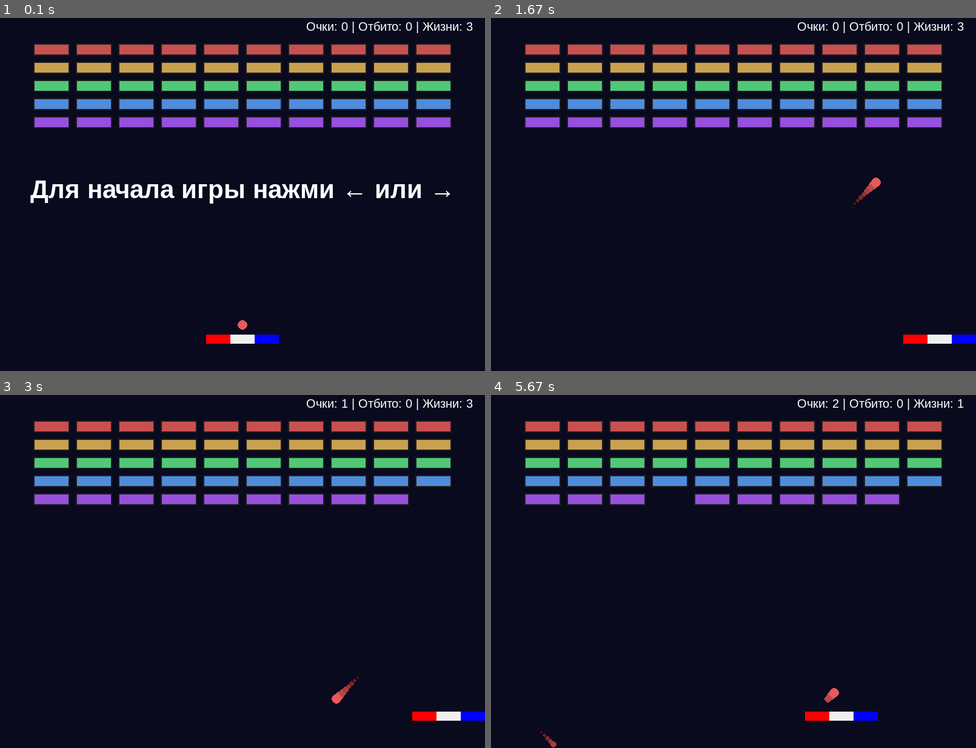
Above: before the commit, frames 1-4 (two rows, left to right).
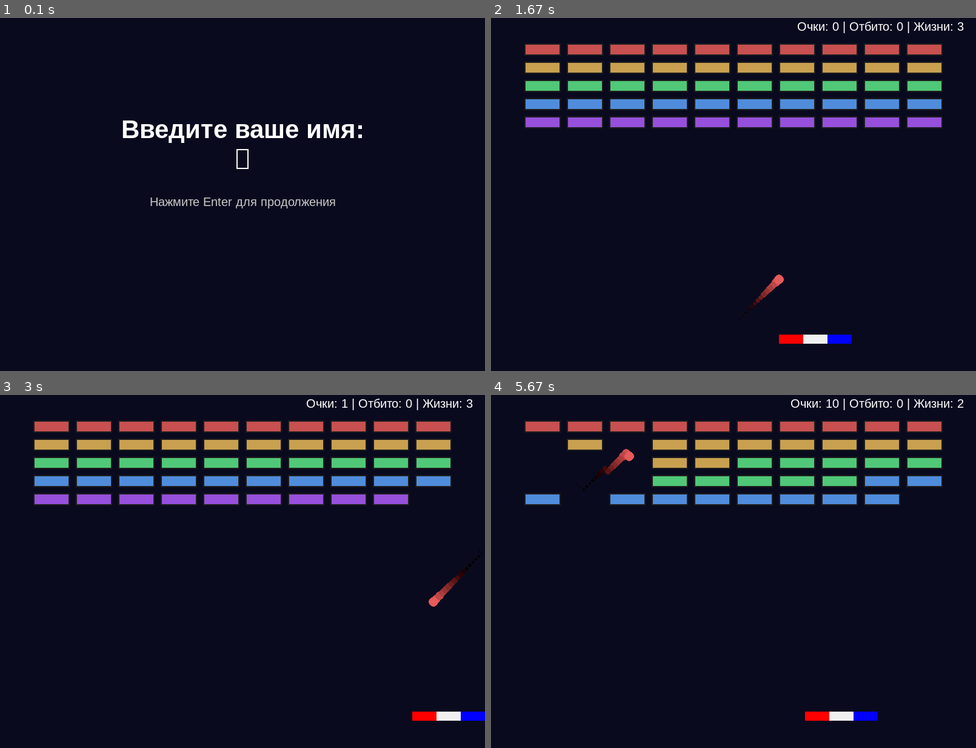
Above: after the commit, the same moments.

Repository: LeraTheUnicorn/PygameArkanoid
Game: pygame game, started from PyGameBall.py
Same seed, same stepped clock (60 frames per second), same inputs: the game is played once before the commit and once after it.
Inputs:
- Up to frame 1 (0.1 s): no input
- Up to frame 2 (1.67 s): type "ann" at 0.33 s; tap Enter at 0.67 s; hold Esc 0.88-1.35 s; hold Right 0.88-1.35 s; hold Esc from 1.43 s (still down); hold Right from 1.43 s (still down)
- Up to frame 3 (3 s): release Esc at 1.9 s; release Right at 1.9 s; hold Right 1.98-2.45 s
- Up to frame 4 (5.67 s): hold Left 3.03-3.57 s; hold Left 3.6-4 s; hold Right 4.03-4.67 s; hold Left 4.7-5.17 s; hold Right from 5.2 s (still down)

The runs differ from the first frame. In frame 1, 13% of the frame differs, in the area x 6-98%, y 1-93%; in frame 2, 1.0%; in frame 3, 0.3%; in frame 4, 5.0%.

Commit message:
Major update to v1.4.0 - Add player management and highscores system

Diff:
--- a/PyGameBall.py
+++ b/PyGameBall.py
@@ -1,27 +1,32 @@
-# Arkanoid game
-# Version tracking
-VERSION = "1.3.1"
+# Игра Арканоид
+# Отслеживание версий
+VERSION = "1.4.0"
 
 import random
 import math
+import time
 from dataclasses import dataclass, field
 from typing import List
 
 import pygame
-
-# Game tuning constants
-# Screen dimensions
+from highscores import HighScoreManager
+
+# Настройки игры
+# Размеры экрана
 SCREEN_WIDTH = 800
 SCREEN_HEIGHT = 600
 FPS = 60
 
+# Размеры и скорость платформы
 PADDLE_WIDTH = 120
 PADDLE_HEIGHT = 15
 PADDLE_SPEED = 9
 
+# Размеры и скорость мяча
 BALL_SIZE = 16
 BALL_SPEED = 5
 
+# Параметры кубиков
 BRICK_ROWS = 5
 BRICK_COLS = 10
 BRICK_WIDTH = 60
@@ -29,7 +34,134 @@
 BRICK_PADDING = 10
 BRICK_OFFSET_TOP = 60
 
-MAX_LIVES = 3
+MAX_LIVES = 3  # Максимальное количество жизней
+
+
+def get_player_name(screen: pygame.Surface, font: pygame.font.Font, big_font: pygame.font.Font) -> str:
+    """Возвращает имя игрока, введенное с клавиатуры"""
+    input_text = ""
+    input_active = True
+
+    while input_active:
+        # Обработка событий
+        for event in pygame.event.get():
+            if event.type == pygame.KEYDOWN:
+                if event.key == pygame.K_RETURN:
+                    if input_text.strip():
+                        input_active = False
+                elif event.key == pygame.K_BACKSPACE:
+                    input_text = input_text[:-1]
+                elif len(input_text) < 20:  # Ограничение длины имени
+                    input_text += event.unicode
+
+        # Отрисовка экрана
+        screen.fill((10, 10, 30))
+
+        # Заголовок
+        title = big_font.render("Введите ваше имя:", True, (255, 255, 255))
+        title_rect = title.get_rect(center=(SCREEN_WIDTH // 2, SCREEN_HEIGHT // 2 - 100))
+        screen.blit(title, title_rect)
+
+        # Поле ввода
+        input_surface = font.render(input_text, True, (255, 255, 255))
+        input_rect = input_surface.get_rect(center=(SCREEN_WIDTH // 2, SCREEN_HEIGHT // 2 - 50))
+        pygame.draw.rect(screen, (255, 255, 255), input_rect.inflate(20, 10), 2)
+        screen.blit(input_surface, input_rect)
+
+        # Подсказка
+        hint = font.render("Нажмите Enter для продолжения", True, (200, 200, 200))
+        hint_rect = hint.get_rect(center=(SCREEN_WIDTH // 2, SCREEN_HEIGHT // 2 + 20))
+        screen.blit(hint, hint_rect)
+
+        pygame.display.flip()
+
+    return input_text.strip()
+
+
+def show_highscores(screen: pygame.Surface, font: pygame.font.Font, highscore_manager: HighScoreManager) -> None:
+    """Отображает таблицу рекордов"""
+    # Получаем текст рекордов
+    highscores_text = highscore_manager.display_highscores()
+
+    # Отображаем экран рекордов
+    screen.fill((10, 10, 30))
+
+    # Разбиваем текст на строки и отображаем каждую
+    lines = highscores_text.split('\n')
+    y_offset = 50
+
+    for line in lines:
+        if line.strip():  # Пропускаем пустые строки
+            color = (255, 255, 255) if line.startswith(('1', '2', '3', '4', '5', '6', '7', '8', '9', '10', 'ТОП')) else (200, 200, 200)
+            surf = font.render(line, True, color)
+            screen.blit(surf, (50, y_offset))
+            y_offset += 25
+
+    # Подсказка для возврата
+    hint = font.render("Нажмите ESC для возврата к игре", True, (150, 150, 150))
+    hint_rect = hint.get_rect(center=(SCREEN_WIDTH // 2, SCREEN_HEIGHT - 50))
+    screen.blit(hint, hint_rect)
+
+    pygame.display.flip()
+
+    # Ждем нажатия ESC
+    waiting = True
+    while waiting:
+        for event in pygame.event.get():
+            if event.type == pygame.KEYDOWN and event.key == pygame.K_ESCAPE:
+                waiting = False
+
+
+def show_game_results(screen: pygame.Surface, font: pygame.font.Font, big_font: pygame.font.Font,
+                     score: int, player_name: str, game_time_seconds: int, highscore_manager: HighScoreManager) -> None:
+    """Отображает экран с результатами игры и таблицей рекордов"""
+    game_time_formatted = f"{game_time_seconds // 60}:{game_time_seconds % 60:02d}"
+
+    # Добавляем результат в рекорды
+    highscore_manager.add_score(player_name, score, game_time_seconds)
+
+    waiting = True
+    while waiting:
+        for event in pygame.event.get():
+            if event.type == pygame.KEYDOWN:
+                if event.key == pygame.K_RETURN:
+                    waiting = False
+                elif event.key == pygame.K_h or event.key == pygame.K_H:
+                    # Показываем таблицу рекордов
+                    show_highscores(screen, font, highscore_manager)
+
+        # Отрисовка экрана результатов
+        screen.fill((10, 10, 30))
+
+        # Заголовок
+        if score > 0:
+            title = big_font.render("Игра окончена!", True, (255, 255, 255))
+        else:
+            title = big_font.render("Игра окончена", True, (255, 255, 255))
+        title_rect = title.get_rect(center=(SCREEN_WIDTH // 2, 100))
+        screen.blit(title, title_rect)
+
+        # Результаты игрока
+        result_text = f"Игрок: {player_name}"
+        score_text = f"Очки: {score}"
+        time_text = f"Время игры: {game_time_formatted}"
+
+        surf1 = font.render(result_text, True, (255, 255, 255))
+        surf2 = font.render(score_text, True, (255, 255, 255))
+        surf3 = font.render(time_text, True, (255, 255, 255))
+
+        screen.blit(surf1, (SCREEN_WIDTH // 2 - 100, 200))
+        screen.blit(surf2, (SCREEN_WIDTH // 2 - 100, 250))
+        screen.blit(surf3, (SCREEN_WIDTH // 2 - 100, 300))
+
+        # Подсказки
+        hint1 = font.render("Нажмите Enter для новой игры", True, (200, 200, 200))
+        hint2 = font.render("Нажмите H для просмотра рекордов", True, (200, 200, 200))
+
+        screen.blit(hint1, (SCREEN_WIDTH // 2 - 150, 400))
+        screen.blit(hint2, (SCREEN_WIDTH // 2 - 150, 430))
+
+        pygame.display.flip()
 
 
 @dataclass
@@ -44,7 +176,7 @@
     )
 
     def move(self, direction: int) -> None:
-        """direction = -1 (left) / 1 (right)."""
+        """direction = -1 (влево) / 1 (вправо)."""
         self.rect.x += direction * PADDLE_SPEED
         self.rect.x = max(0, min(self.rect.x, SCREEN_WIDTH - self.rect.width))
 
@@ -126,14 +258,17 @@
 
 def main() -> None:
     pygame.init()
-    pygame.mixer.init()  # Initialize audio mixer
+    pygame.mixer.init()  # Инициализация аудио микшера
     screen = pygame.display.set_mode((SCREEN_WIDTH, SCREEN_HEIGHT))
     pygame.display.set_caption("Арканоид")
     clock = pygame.time.Clock()
     font = pygame.font.SysFont("arial", 20)
     big_font = pygame.font.SysFont("arial", 42, bold=True)
 
-    # Load sound effects
+    # Инициализация менеджера рекордов
+    highscore_manager = HighScoreManager()
+
+    # Загрузка звуковых эффектов
     try:
         paddle_bounce_sound = pygame.mixer.Sound("sounds/bounce.wav")
         brick_hit_sounds = [
@@ -141,15 +276,15 @@
             pygame.mixer.Sound("sounds/Jump2.wav"),
             pygame.mixer.Sound("sounds/Jump3.wav"),
         ]
-        # Try to load background music
+        # Пытаемся загрузить фоновую музыку
         try:
             pygame.mixer.music.load("sounds/S31-Night Prowler.ogg")
             pygame.mixer.music.set_volume(0.3)
-            pygame.mixer.music.play(-1)  # Loop background music
+            pygame.mixer.music.play(-1)  # Цикличное воспроизведение фоновой музыки
         except pygame.error:
-            print("Background music not loaded")
+            print("Фоновая музыка не загружена")
     except pygame.error as e:
-        print(f"Sound effects not loaded: {e}")
+        print(f"Звуковые эффекты не загружены: {e}")
         paddle_bounce_sound = None
         brick_hit_sounds = None
 
@@ -164,13 +299,22 @@
     lives_left = MAX_LIVES
     game_over = False
     game_started = False
-    ball_trail = []  # List to store ball positions for trail
+    ball_trail = []  # Список для хранения позиций мяча для шлейфа
     running = True
+
+    # Ввод имени игрока
+    player_name = get_player_name(screen, font, big_font)
+
+    # Отсчет времени игры
+    game_start_time = time.time()
 
     while running:
         for event in pygame.event.get():
             if event.type == pygame.QUIT:
                 running = False
+            elif event.type == pygame.KEYDOWN and event.key == pygame.K_ESCAPE:
+                # Показываем таблицу рекордов
+                show_highscores(screen, font, highscore_manager)
 
         keys = pygame.key.get_pressed()
 
@@ -186,7 +330,7 @@
                 ball.vel_x = BALL_SPEED
                 ball.vel_y = -BALL_SPEED
 
-        # Handle restart after game over
+        # Обработка перезапуска после окончания игры
         if game_over and keys[pygame.K_r]:
             paddle = Paddle()
             ball = Ball()
@@ -199,6 +343,8 @@
             game_over = False
             game_started = False
             ball_trail = []
+            # Сброс времени игры для новой игры
+            game_start_time = time.time()
 
         if not game_over:
             if keys[pygame.K_LEFT]:
@@ -209,7 +355,7 @@
             if game_started:
                 ball.update()
                 ball_trail.append(ball.rect.center)
-                if len(ball_trail) > 10:
+                if len(ball_trail) > 20:  # Увеличил длину шлейфа до 20 позиций
                     ball_trail.pop(0)
 
                 if ball.rect.colliderect(paddle.rect) and ball.vel_y > 0:
@@ -234,6 +380,9 @@
                     lives_left -= 1
                     if lives_left <= 0:
                         game_over = True
+                        # Рассчитываем время игры и сохраняем результат
+                        game_time_seconds = int(time.time() - game_start_time)
+                        show_game_results(screen, font, big_font, score, player_name, game_time_seconds, highscore_manager)
                     else:
                         ball.reset(paddle.rect)
                         ball.vel_y = 0
@@ -241,17 +390,20 @@
 
                 if not bricks:
                     game_over = True
+                    # Рассчитываем время игры и сохраняем результат
+                    game_time_seconds = int(time.time() - game_start_time)
+                    show_game_results(screen, font, big_font, score, player_name, game_time_seconds, highscore_manager)
 
         screen.fill((10, 10, 30))
         draw_bricks(screen, bricks)
-        # Draw paddle with colored sections for bounce direction hint
+        # Отрисовка платформы с цветными секциями для подсказки направления отскока
         left_rect = pygame.Rect(paddle.rect.x, paddle.rect.y, paddle.rect.width // 3, paddle.rect.height)
-        pygame.draw.rect(screen, (255, 0, 0), left_rect)  # Red for left bounce
+        pygame.draw.rect(screen, (255, 0, 0), left_rect)  # Красный для отскока влево
         mid_rect = pygame.Rect(paddle.rect.x + paddle.rect.width // 3, paddle.rect.y, paddle.rect.width // 3, paddle.rect.height)
-        pygame.draw.rect(screen, (240, 240, 240), mid_rect)  # White for straight
+        pygame.draw.rect(screen, (240, 240, 240), mid_rect)  # Белый для прямого отскока
         right_rect = pygame.Rect(paddle.rect.x + 2 * paddle.rect.width // 3, paddle.rect.y, paddle.rect.width - 2 * paddle.rect.width // 3, paddle.rect.height)
-        pygame.draw.rect(screen, (0, 0, 255), right_rect)  # Blue for right bounce
-        # Draw ball trail only when game is started
+        pygame.draw.rect(screen, (0, 0, 255), right_rect)  # Синий для отскока вправо
+        # Отрисовка шлейфа мяча только когда игра начата
         if game_started:
             for i in range(len(ball_trail) - 1, -1, -1):
                 pos = ball_trail[i]
@@ -266,14 +418,7 @@
         if not game_started:
             draw_start_hint(screen, big_font)
 
-        if game_over:
-            message = "Игра окончена" if lives_left <= 0 else "Победа! Все кубики сбиты"
-            show_message(screen, big_font, message)
-            # Draw restart hint
-            restart_text = "Press R to restart"
-            restart_surf = font.render(restart_text, True, (255, 255, 255))
-            restart_rect = restart_surf.get_rect(center=(SCREEN_WIDTH // 2, SCREEN_HEIGHT // 2 + 50))
-            screen.blit(restart_surf, restart_rect)
+        # Экран окончания игры теперь обрабатывается в show_game_results()
 
         pygame.display.flip()
         clock.tick(FPS)
--- /dev/null
+++ b/highscores.py
@@ -0,0 +1,90 @@
+"""
+Система управления рекордами игры Арканоид
+Сохраняет и загружает результаты игроков в файл
+"""
+
+import json
+import os
+from typing import List, Dict
+from datetime import datetime
+
+HIGHSCORES_FILE = "highscores.json"
+
+
+class HighScoreManager:
+    def __init__(self):
+        self.highscores = []
+        self.load_highscores()
+
+    def load_highscores(self) -> None:
+        """Загружает рекорды из файла"""
+        try:
+            if os.path.exists(HIGHSCORES_FILE):
+                with open(HIGHSCORES_FILE, 'r', encoding='utf-8') as f:
+                    self.highscores = json.load(f)
+        except (json.JSONDecodeError, IOError):
+            self.highscores = []
+
+    def save_highscores(self) -> None:
+        """Сохраняет рекорды в файл"""
+        try:
+            with open(HIGHSCORES_FILE, 'w', encoding='utf-8') as f:
+                json.dump(self.highscores, f, ensure_ascii=False, indent=2)
+        except IOError:
+            print("Ошибка сохранения рекордов")
+
+    def add_score(self, player_name: str, score: int, game_time_seconds: int) -> None:
+        """Добавляет новый результат в список рекордов"""
+        game_time_formatted = f"{game_time_seconds // 60}:{game_time_seconds % 60:02d}"
+
+        new_score = {
+            "player_name": player_name,
+            "score": score,
+            "time_seconds": game_time_seconds,
+            "time_formatted": game_time_formatted,
+            "date": datetime.now().strftime("%Y-%m-%d %H:%M")
+        }
+
+        self.highscores.append(new_score)
+        self.sort_highscores()
+        self.save_highscores()
+
+    def sort_highscores(self) -> None:
+        """Сортирует рекорды: сначала по очкам (по убыванию), затем по времени (по возрастанию), затем по имени"""
+        def sort_key(item):
+            return (-item["score"], item["time_seconds"], item["player_name"])
+
+        self.highscores.sort(key=sort_key)
+
+        # Оставляем только топ-10
+        self.highscores = self.highscores[:10]
+
+    def get_top_scores(self) -> List[Dict]:
+        """Возвращает топ-10 рекордов"""
+        return self.highscores[:10]
+
+    def is_top_score(self, score: int) -> bool:
+        """Проверяет, попадает ли результат в топ-10"""
+        if len(self.highscores) < 10:
+            return True
+        if score > self.highscores[-1]["score"]:
+            return True
+        if score == self.highscores[-1]["score"]:
+            return True
+        return False
+
+    def display_highscores(self) -> str:
+        """Возвращает строку для отображения таблицы рекордов"""
+        if not self.highscores:
+            return "Пока нет рекордов"
+
+        result = "ТОП-10 РЕЗУЛЬТАТОВ:\n"
+        result += "=" * 60 + "\n"
+        result += f"{'Место':<6} {'Игрок':<15} {'Очки':<8} {'Время':<8}\n"
+        result += "=" * 60 + "\n"
+
+        for i, score_data in enumerate(self.highscores, 1):
+            player_name = score_data["player_name"][:12]  # Ограничиваем длину имени
+            result += f"{i:<6} {player_name:<15} {score_data['score']:<8} {score_data['time_formatted']:<8}\n"
+
+        return result
Not shown, changed: changelog.md
